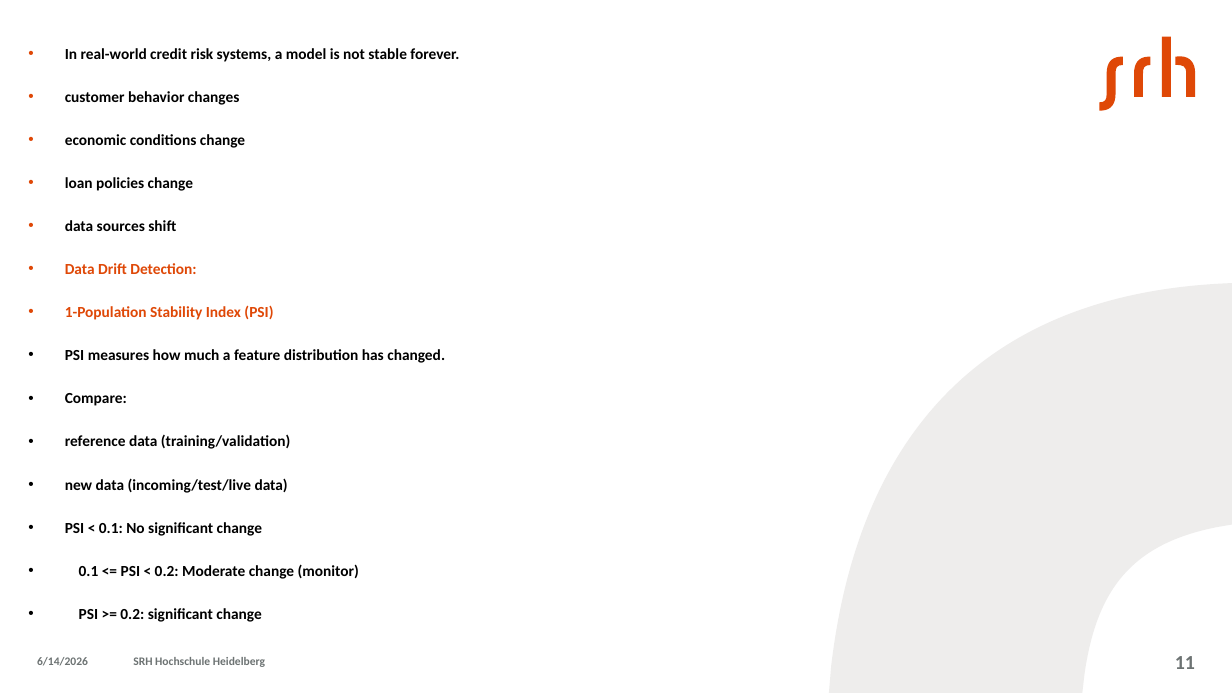
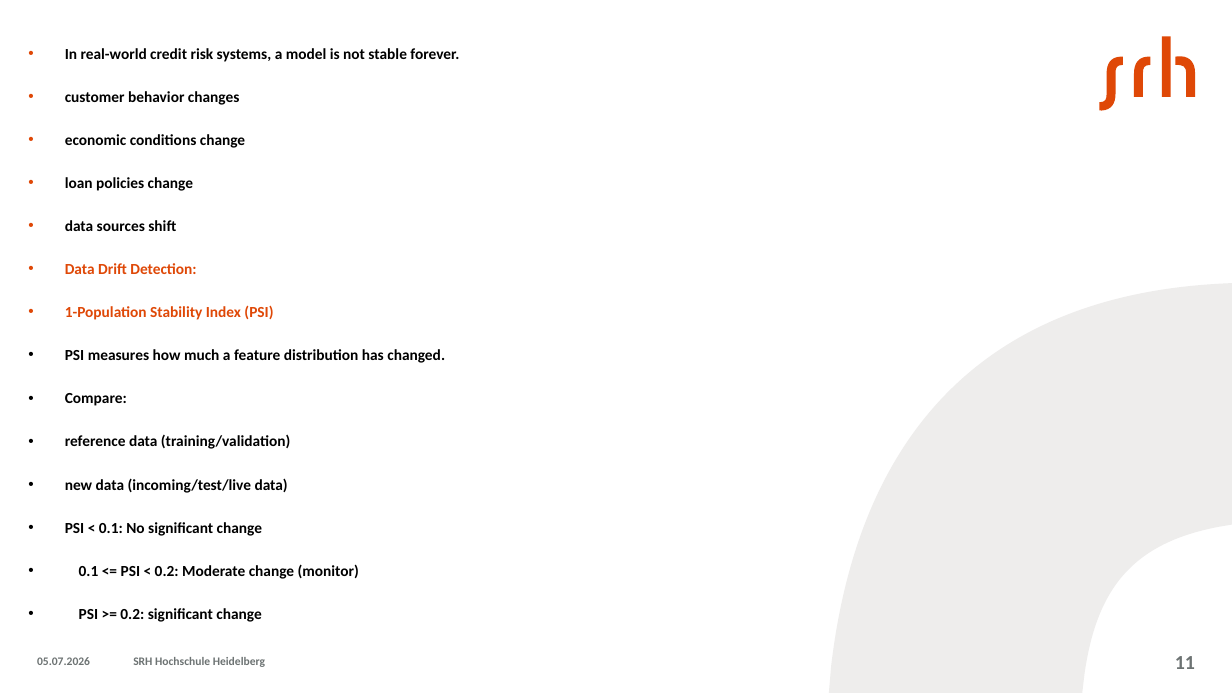
Before and after one commit to aminfeli/Thesis, a slide deck: slide 11 of presentation.pptx. Drawn at 1232x693 pixels with LibreOffice and Linux fonts; fonts in the diff are those of the drawing. Boxes give left, top, right and bottom in pixels: in the first picture for what was removed or moved away, otherwise in the second. Text is boxed around its words. In the diff, an @@ line names an element or a change of style, - is before the commit and + after.

```diff
--- a/presentation.pptx
+++ b/presentation.pptx
@@ text at [37, 657, 90, 665]: text changed @@
-6/14/2026
+05.07.2026
```
Also in this commit, not shown: 15 other slides changed, 2 other files.
